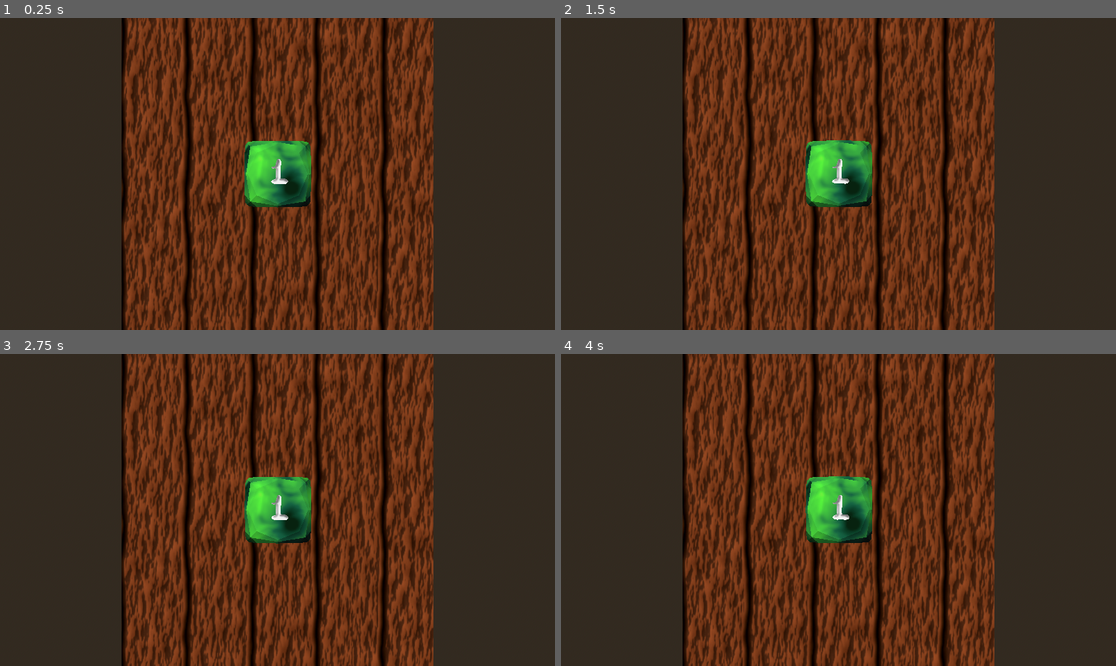
Above: before the commit, frames 1-4 (two rows, left to right).
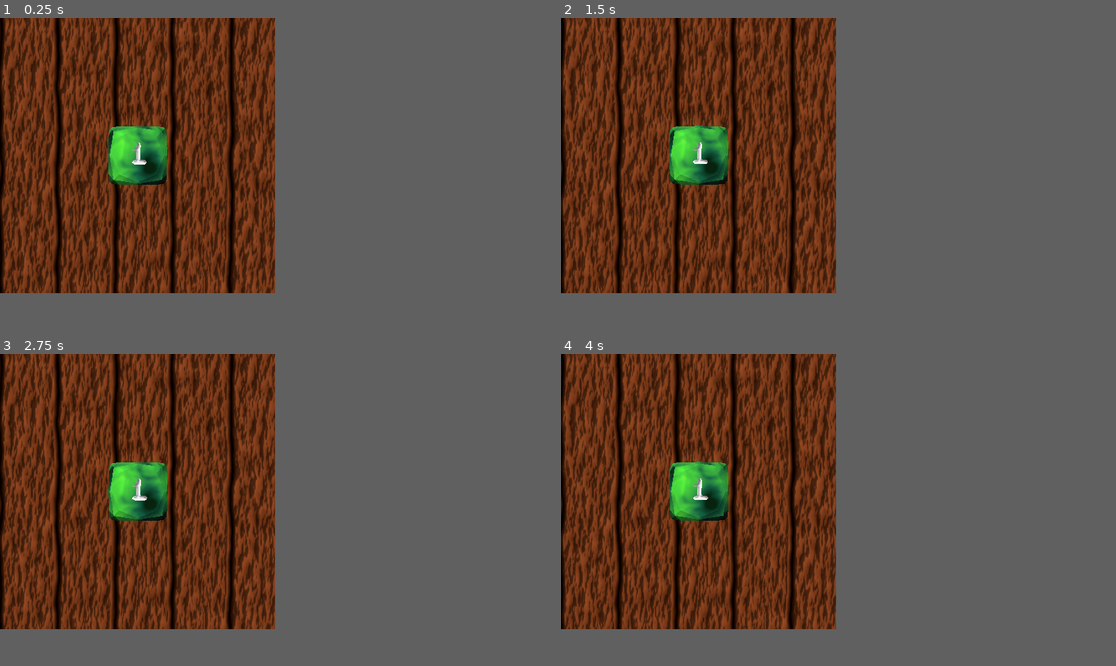
Above: after the commit, the same moments.

Repository: A31Nesta/OptiDice
Game: Godot game, scene res://scn/Dice2.tscn
The game is run twice, just before and just after one commit, with the same random seed, the same clock (stepped at 60 frames per second) and the same inputs.
Inputs (mouse positions are in pixels of both pictures, inside the frame that each line leads up to):
- Up to frame 1 (0.25 s): no input
- Up to frame 2 (1.5 s): move the mouse to (960, 158) at 0.52 s; click (960, 158) at 0.67 s; tap Enter at 1.25 s; move the mouse to (727, 189) at 1.27 s; click (727, 189) at 1.42 s
- Up to frame 3 (2.75 s): tap Space at 2 s; move the mouse to (333, 441) at 2.02 s; click (333, 441) at 2.17 s
- Up to frame 4 (4 s): tap Enter at 2.75 s; move the mouse to (810, 572) at 2.77 s; click (810, 572) at 2.92 s; tap Space at 3.5 s; move the mouse to (1005, 556) at 3.52 s; click (1005, 556) at 3.67 s
The window is 799x449 before the commit and 396x396 after it. Grey fills any space a smaller window leaves; there, only what the larger window draws over its background counts as a difference.

The runs differ from the first frame. In frame 1, 56% of the frame differs, in the area x 0-79%, y 0-100%; in frame 2, 56%; in frame 3, 56%; in frame 4, 56%.

Commit message:
add indicator of selected dice

Diff:
--- a/project.godot
+++ b/project.godot
@@ -15,6 +15,11 @@
 config/features=PackedStringArray("4.0", "GL Compatibility")
 config/icon="res://icon.svg"
 
+[display]
+
+window/size/viewport_width=396
+window/size/viewport_height=396
+
 [rendering]
 
 renderer/rendering_method="gl_compatibility"
--- /dev/null
+++ b/scn/Indicator.gd
@@ -0,0 +1,11 @@
+extends Label
+
+var counter = 0
+
+func on_disable_called():
+	counter = 0
+	text = str(counter)
+
+func _on_d_pressed():
+	counter += 1
+	text = str(counter)
--- a/scn/menu.tscn
+++ b/scn/menu.tscn
@@ -8,6 +8,7 @@
 [ext_resource type="Texture2D" uid="uid://bqfglj873uk11" path="res://UI/d6.png" id="5_fvd62"]
 [ext_resource type="Texture2D" uid="uid://bmoqxeywc8bkf" path="res://UI/d6i.png" id="6_iulh1"]
 [ext_resource type="Script" path="res://scn/addDiceButtons.gd" id="6_jdjug"]
+[ext_resource type="Script" path="res://scn/Indicator.gd" id="7_k630i"]
 [ext_resource type="Texture2D" uid="uid://bp058iq8bhxkn" path="res://UI/d8.png" id="7_tlwpm"]
 [ext_resource type="Texture2D" uid="uid://kiodmn1wreai" path="res://UI/d8i.png" id="8_m5d4p"]
 [ext_resource type="Texture2D" uid="uid://b5i2f8yx65bht" path="res://UI/d10.png" id="9_1l3ny"]
@@ -19,6 +20,12 @@
 [ext_resource type="Texture2D" uid="uid://v8kgbo2vuvld" path="res://UI/d100.png" id="15_xg7s5"]
 [ext_resource type="Texture2D" uid="uid://biml8v53ert0n" path="res://UI/d100i.png" id="16_i5jut"]
 
+[sub_resource type="LabelSettings" id="LabelSettings_3sfgl"]
+font_size = 30
+shadow_size = 10
+shadow_color = Color(0, 0, 0, 0.501961)
+shadow_offset = Vector2(0, 0)
+
 [node name="Control" type="ColorRect"]
 anchors_preset = 15
 anchor_right = 1.0
@@ -70,6 +77,19 @@
 texture_disabled = ExtResource("3_dyjx7")
 script = ExtResource("6_jdjug")
 
+[node name="Indicator" type="Label" parent="D4"]
+layout_mode = 1
+anchors_preset = 15
+anchor_right = 1.0
+anchor_bottom = 1.0
+grow_horizontal = 2
+grow_vertical = 2
+text = "0"
+label_settings = SubResource("LabelSettings_3sfgl")
+horizontal_alignment = 1
+vertical_alignment = 1
+script = ExtResource("7_k630i")
+
 [node name="D6" type="TextureButton" parent="."]
 layout_mode = 1
 anchors_preset = 8
@@ -89,6 +109,19 @@
 texture_disabled = ExtResource("6_iulh1")
 script = ExtResource("6_jdjug")
 
+[node name="Indicator" type="Label" parent="D6"]
+layout_mode = 1
+anchors_preset = 15
+anchor_right = 1.0
+anchor_bottom = 1.0
+grow_horizontal = 2
+grow_vertical = 2
+text = "0"
+label_settings = SubResource("LabelSettings_3sfgl")
+horizontal_alignment = 1
+vertical_alignment = 1
+script = ExtResource("7_k630i")
+
 [node name="D8" type="TextureButton" parent="."]
 layout_mode = 1
 anchors_preset = 8
@@ -108,6 +141,19 @@
 texture_disabled = ExtResource("8_m5d4p")
 script = ExtResource("6_jdjug")
 
+[node name="Indicator" type="Label" parent="D8"]
+layout_mode = 1
+anchors_preset = 15
+anchor_right = 1.0
+anchor_bottom = 1.0
+grow_horizontal = 2
+grow_vertical = 2
+text = "0"
+label_settings = SubResource("LabelSettings_3sfgl")
+horizontal_alignment = 1
+vertical_alignment = 1
+script = ExtResource("7_k630i")
+
 [node name="D10" type="TextureButton" parent="."]
 layout_mode = 2
 anchor_left = 0.5
@@ -124,6 +170,19 @@
 texture_disabled = ExtResource("10_rhd5p")
 script = ExtResource("6_jdjug")
 
+[node name="Indicator" type="Label" parent="D10"]
+layout_mode = 1
+anchors_preset = 15
+anchor_right = 1.0
+anchor_bottom = 1.0
+grow_horizontal = 2
+grow_vertical = 2
+text = "0"
+label_settings = SubResource("LabelSettings_3sfgl")
+horizontal_alignment = 1
+vertical_alignment = 1
+script = ExtResource("7_k630i")
+
 [node name="D12" type="TextureButton" parent="."]
 layout_mode = 2
 anchor_left = 0.5
@@ -140,6 +199,19 @@
 texture_disabled = ExtResource("12_rdxdw")
 script = ExtResource("6_jdjug")
 
+[node name="Indicator" type="Label" parent="D12"]
+layout_mode = 1
+anchors_preset = 15
+anchor_right = 1.0
+anchor_bottom = 1.0
+grow_horizontal = 2
+grow_vertical = 2
+text = "0"
+label_settings = SubResource("LabelSettings_3sfgl")
+horizontal_alignment = 1
+vertical_alignment = 1
+script = ExtResource("7_k630i")
+
 [node name="D20" type="TextureButton" parent="."]
 layout_mode = 2
 anchor_left = 0.5
@@ -156,6 +228,19 @@
 texture_disabled = ExtResource("14_ri1wf")
 script = ExtResource("6_jdjug")
 
+[node name="Indicator" type="Label" parent="D20"]
+layout_mode = 1
+anchors_preset = 15
+anchor_right = 1.0
+anchor_bottom = 1.0
+grow_horizontal = 2
+grow_vertical = 2
+text = "0"
+label_settings = SubResource("LabelSettings_3sfgl")
+horizontal_alignment = 1
+vertical_alignment = 1
+script = ExtResource("7_k630i")
+
 [node name="D100" type="TextureButton" parent="."]
 layout_mode = 2
 anchor_left = 0.5
@@ -172,4 +257,31 @@
 texture_disabled = ExtResource("16_i5jut")
 script = ExtResource("6_jdjug")
 
+[node name="Indicator" type="Label" parent="D100"]
+layout_mode = 1
+anchors_preset = 15
+anchor_right = 1.0
+anchor_bottom = 1.0
+grow_horizontal = 2
+grow_vertical = 2
+text = "0"
+label_settings = SubResource("LabelSettings_3sfgl")
+horizontal_alignment = 1
+vertical_alignment = 1
+script = ExtResource("7_k630i")
+
+[connection signal="hidden" from="." to="D4/Indicator" method="on_disable_called"]
+[connection signal="hidden" from="." to="D6/Indicator" method="on_disable_called"]
+[connection signal="hidden" from="." to="D8/Indicator" method="on_disable_called"]
+[connection signal="hidden" from="." to="D10/Indicator" method="on_disable_called"]
+[connection signal="hidden" from="." to="D12/Indicator" method="on_disable_called"]
+[connection signal="hidden" from="." to="D20/Indicator" method="on_disable_called"]
+[connection signal="hidden" from="." to="D100/Indicator" method="on_disable_called"]
 [connection signal="pressed" from="CenterContainer/Button" to="." method="_on_roll_button_pressed"]
+[connection signal="pressed" from="D4" to="D4/Indicator" method="_on_d_pressed"]
+[connection signal="pressed" from="D6" to="D6/Indicator" method="_on_d_pressed"]
+[connection signal="pressed" from="D8" to="D8/Indicator" method="_on_d_pressed"]
+[connection signal="pressed" from="D10" to="D10/Indicator" method="_on_d_pressed"]
+[connection signal="pressed" from="D12" to="D12/Indicator" method="_on_d_pressed"]
+[connection signal="pressed" from="D20" to="D20/Indicator" method="_on_d_pressed"]
+[connection signal="pressed" from="D100" to="D100/Indicator" method="_on_d_pressed"]
Not shown: 1 places in scn/menu.tscn that only renumber resources
